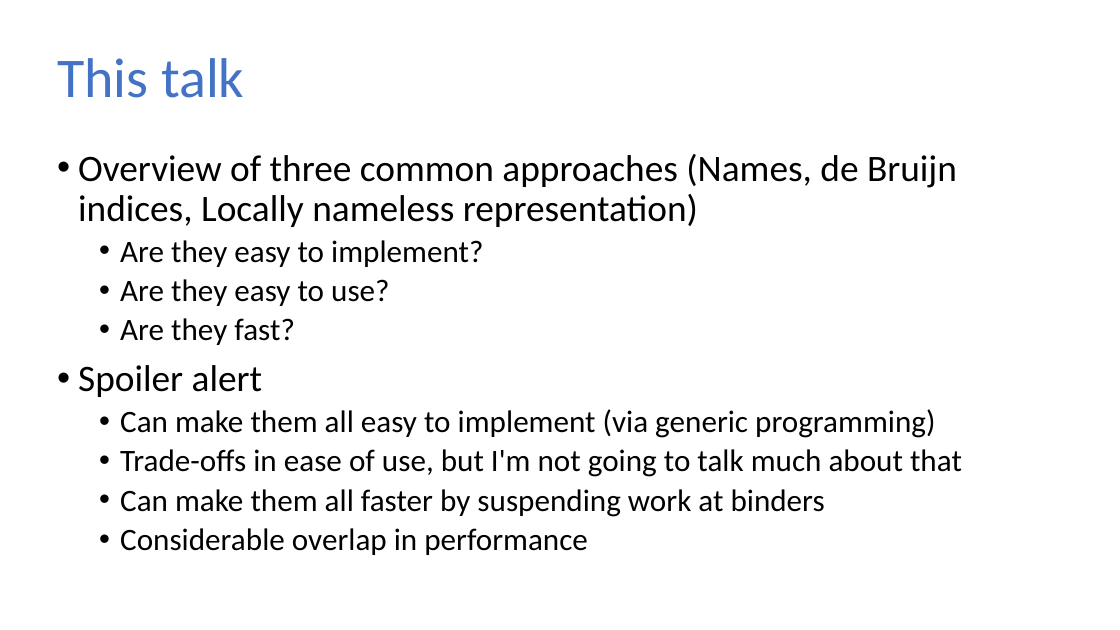
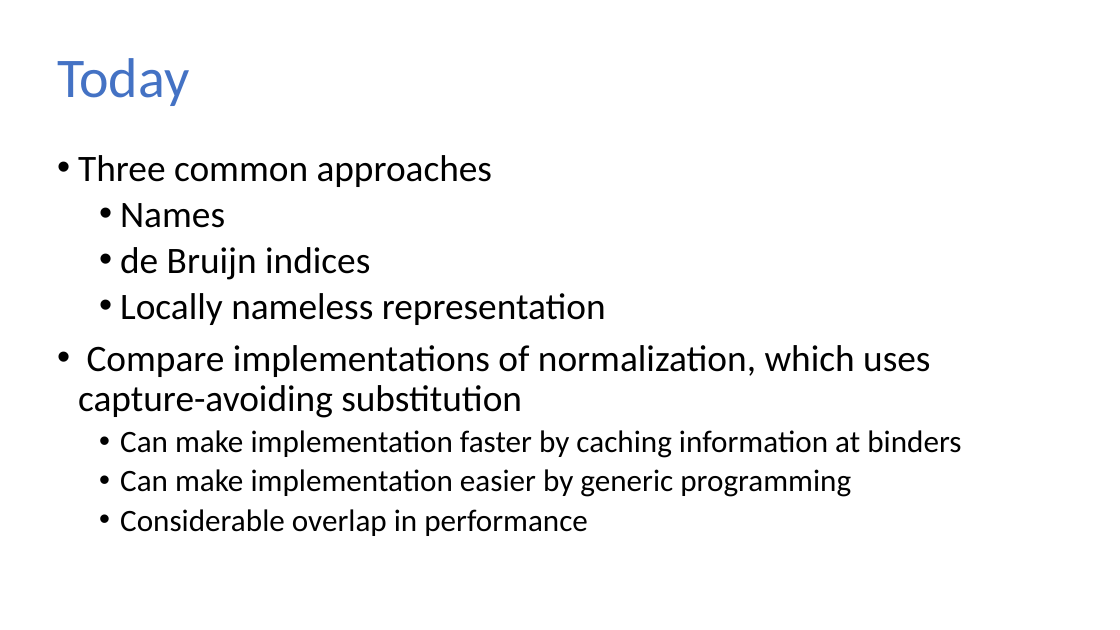
Before and after one commit to sweirich/lambda-n-ways, a slide deck: slide 7 of ifl-2021.pptx (slide 6 before the commit). Drawn at 1120x630 pixels with LibreOffice and Linux fonts; fonts in the diff are those of the drawing. Boxes give left, top, right and bottom in pixels: in the first picture for what was removed or moved away, otherwise in the second. Text is boxed around its words. In the diff, an @@ line names an element or a change of style, - is before the commit and + after.

```diff
--- a/ifl-2021.pptx
+++ b/ifl-2021.pptx
@@ title at (x1=57, y1=58, x2=189, y2=106): text changed @@
-This talk
+Today
@@ text at (x1=78, y1=155, x2=961, y2=497): text changed; size 20 to 24 pt @@
-• Overview of three common approaches (Names, de Bruijn indices, Locally nameless representation)
-  • Are they easy to implement?
-  • Are they easy to use?
-  • Are they fast?
-• Spoiler alert
-  • Can make them all easy to implement (via generic programming)
-  • Trade-offs in ease of use, but I'm not going to talk much about that
-  • Can make them all faster by suspending work at binders
+• Three common approaches
+  • Names
+  • de Bruijn indices
+  • Locally nameless representation
+• Compare implementations of normalization, which uses capture-avoiding substitution
+  • Can make implementation faster by caching information at binders
+  • Can make implementation easier by generic programming
```
Also in this commit, not shown: 38 other slides changed, 3 slides added, 31 other files.
